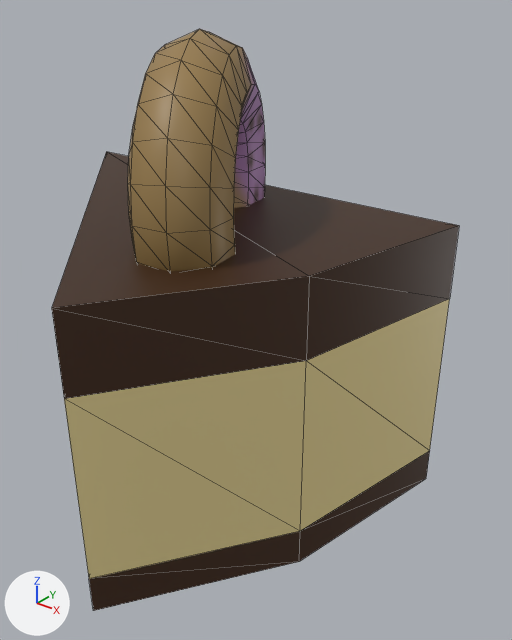
A saved change to the glTF model assets/models/cakes/Choco Cake.glb.
Both versions are drawn from a 50 mm camera at (0.2028, -0.1672, 0.1371) aimed at (0.0947, -0.032, 0.0533). Every picture has the same lights, and +X, +Y and +Z are marked at lower left. Mesh edges are drawn as thin lines. Vertices at the same position are counted once.

Script lines for the objects in view, before the commit:
```python
mat_choco = principled_material('Choco')
mat_choco.base_color = (0.0495, 0.0183, 0.005)  # brown #3f2510
me_cylinder_002 = bpy.data.meshes.new('Cylinder.002')
me_cylinder_002.from_pydata(...)  # 168 vertices, 316 faces; spans x 0.0..0.135, y -0.0955..0.0, z -0.05..0.076
# faces by material slot: [20, 8, 288]
me_cylinder_002.materials.append(mat_choco)  # brown #3f2510
me_cylinder_002.materials.append(mat_souffle)  # beige #e7d596
me_cylinder_002.materials.append(mat_donut)  # picture img_donut
# before: 0 (0.135, 0.0, -0.05) at pixel (426, 478), 1 (0.1247, -0.0517, -0.05) at pixel (299, 561), 2 (0.0955, -0.0955, -0.05) at pixel (93, 610), 3 (0.0, 0.0, -0.05)
ob_choco_cake = bpy.data.objects.new('Choco Cake', me_cylinder_002)
ob_choco_cake.location = (0.0, 0.0, 0.05)
```
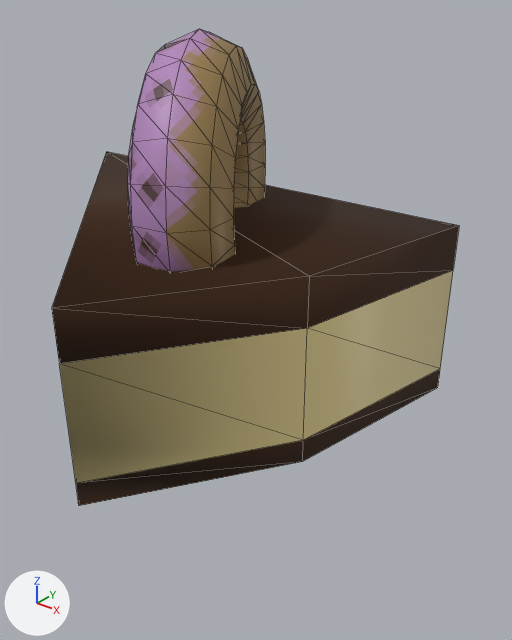
The newer file is also turned or shifted as a whole; pictures and numbers use the older file's frame.

Where the change shows, as pixel boxes (x1, y1, x2, y2) in the pictures (512 x 640 px; the box of a moved part takes in the faces that stretch with it):
'Choco Cake', surface changed, reshaped (18% shorter): before (52, 29, 459, 611); after (52, 29, 459, 506)
part 1 of me_cylinder_002, moved or reshaped: before (52, 226, 459, 611); after (52, 226, 459, 506)
part 2 of me_cylinder_002, surface changed (brown to purple): (128, 29, 265, 271) in both

What changed in the scene script:
```text
Change mat_choco:
    mat_choco.roughness: 0.5 -> 1.0
Change me_cylinder_002:
    used by ob_choco_cake; location = (0.0, 0.0, 0.05)
    remove me_cylinder_002.from_pydata(...)  # 168 vertices, 316 faces; spans x 0.0..0.135, y -0.0955..0.0, z -0.05..0.076
    add me_cylinder_002.from_pydata(...)  # 168 vertices, 316 faces; spans x 0.0..0.135, y -0.0955..0.0, z -0.018..0.076
    me_cylinder_002 part 1
    add for i in [*range(0, 4)]: me_cylinder_002.vertices[i].co += Vector((0.0, 0.0, 0.032))
    me_cylinder_002.vertices[8].co: (0.135, 0.0, -0.0397) -> (0.135, 0.0, -0.0118)  # pixel (429, 450) -> pixel (440, 368)
    me_cylinder_002.vertices[9].co: (0.135, 0.0, 0.0097) -> (0.135, 0.0, 0.0178)  # pixel (449, 298) -> pixel (453, 270)
    me_cylinder_002.vertices[10].co: (0.0, 0.0, 0.0097) -> (0.0, 0.0, 0.0178)
    me_cylinder_002.vertices[11].co: (0.0, 0.0, -0.0397) -> (0.1247, -0.0517, -0.0118)  # not seen -> pixel (303, 440)
    me_cylinder_002.vertices[12].co: (0.1247, -0.0517, -0.0397) -> (0.1247, -0.0517, 0.0178)  # pixel (300, 531) -> pixel (307, 328)
    me_cylinder_002.vertices[13].co: (0.1247, -0.0517, 0.0097) -> (0.0955, -0.0955, -0.0118)  # pixel (306, 360) -> pixel (75, 483)
    me_cylinder_002.vertices[14].co: (0.0955, -0.0955, 0.0097) -> (0.0, 0.0, -0.0118)  # pixel (64, 398) -> not seen
    me_cylinder_002.vertices[15].co: (0.0955, -0.0955, -0.0397) -> (0.0955, -0.0955, 0.0178)  # pixel (88, 578) -> pixel (59, 363)
    me_cylinder_002 part 2: 288 kept faces spanning x 0.0579..0.1061, y -0.0702..-0.0038, z 0.0128..0.076 get new texture (UV) coordinates
```
